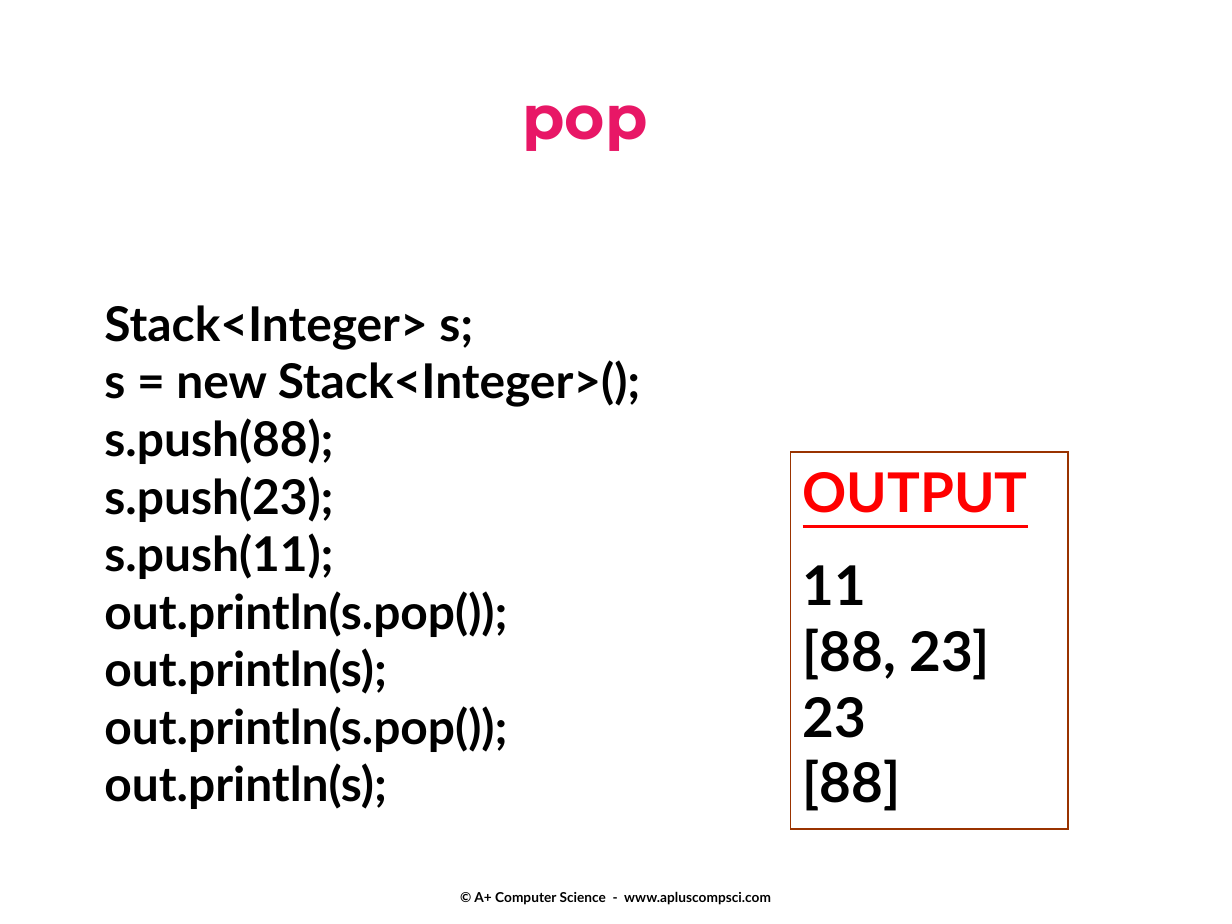
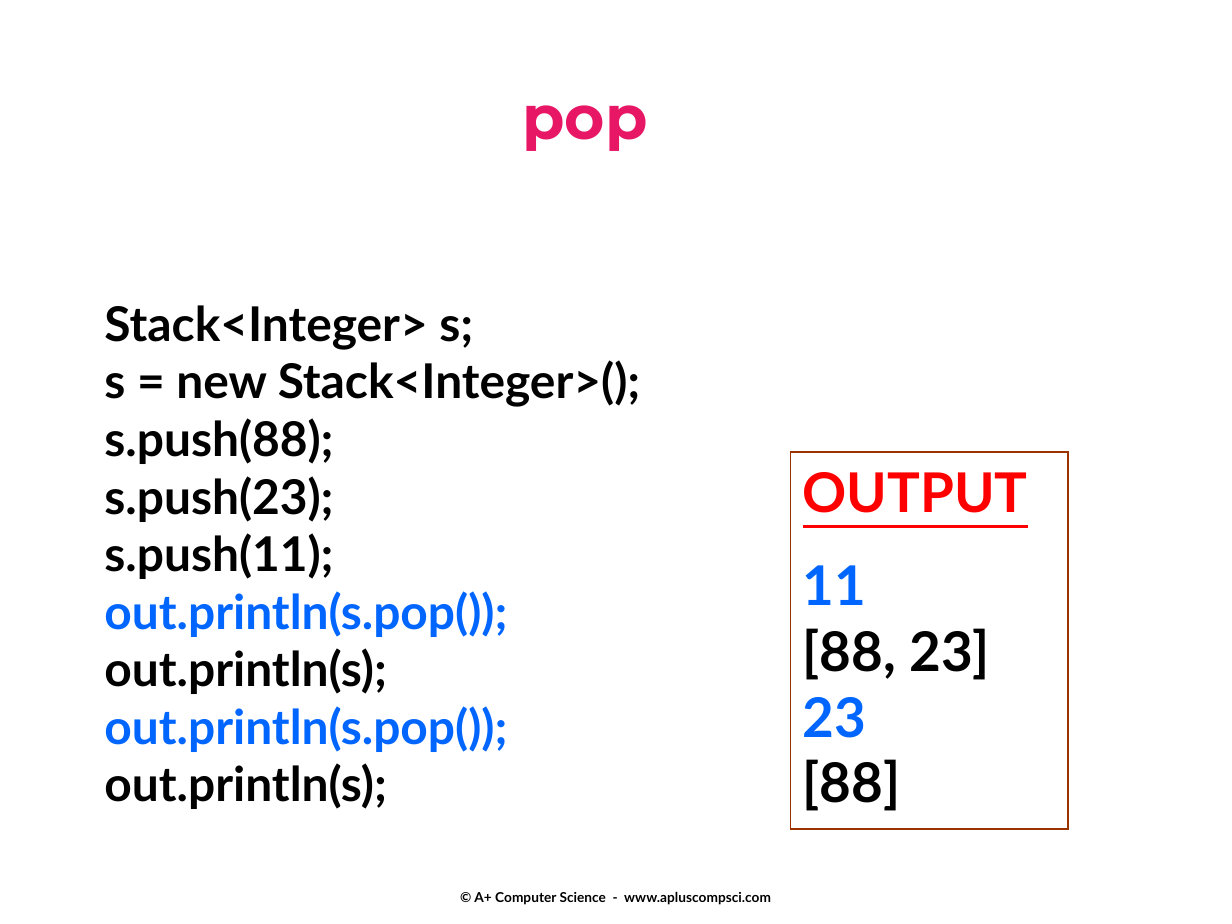
Before and after one commit to Cy-FairCS/cs3, a slide deck: slide 16 of u06b_stacks/notes/13a.stacks.pptx. Drawn at 1232x924 pixels with LibreOffice and Linux fonts; fonts in the diff are those of the drawing. Boxes give left, top, right and bottom in pixels: in the first picture for what was removed or moved away, otherwise in the second. Text is boxed around its words. In the diff, an @@ line names an element or a change of style, - is before the commit and + after.

```diff
--- a/u06b_stacks/notes/13a.stacks.pptx
+++ b/u06b_stacks/notes/13a.stacks.pptx
@@ text in rectangle at [803, 565, 867, 738]: text colour #000000 to #0066FF in "11", "23" @@
@@ text at [104, 591, 507, 752]: text colour #000000 to #0066FF in "out.println(s.pop());", "out.println(s.pop());" @@
```
Also in this commit, not shown: 4 other slides changed, 2 slides added.
